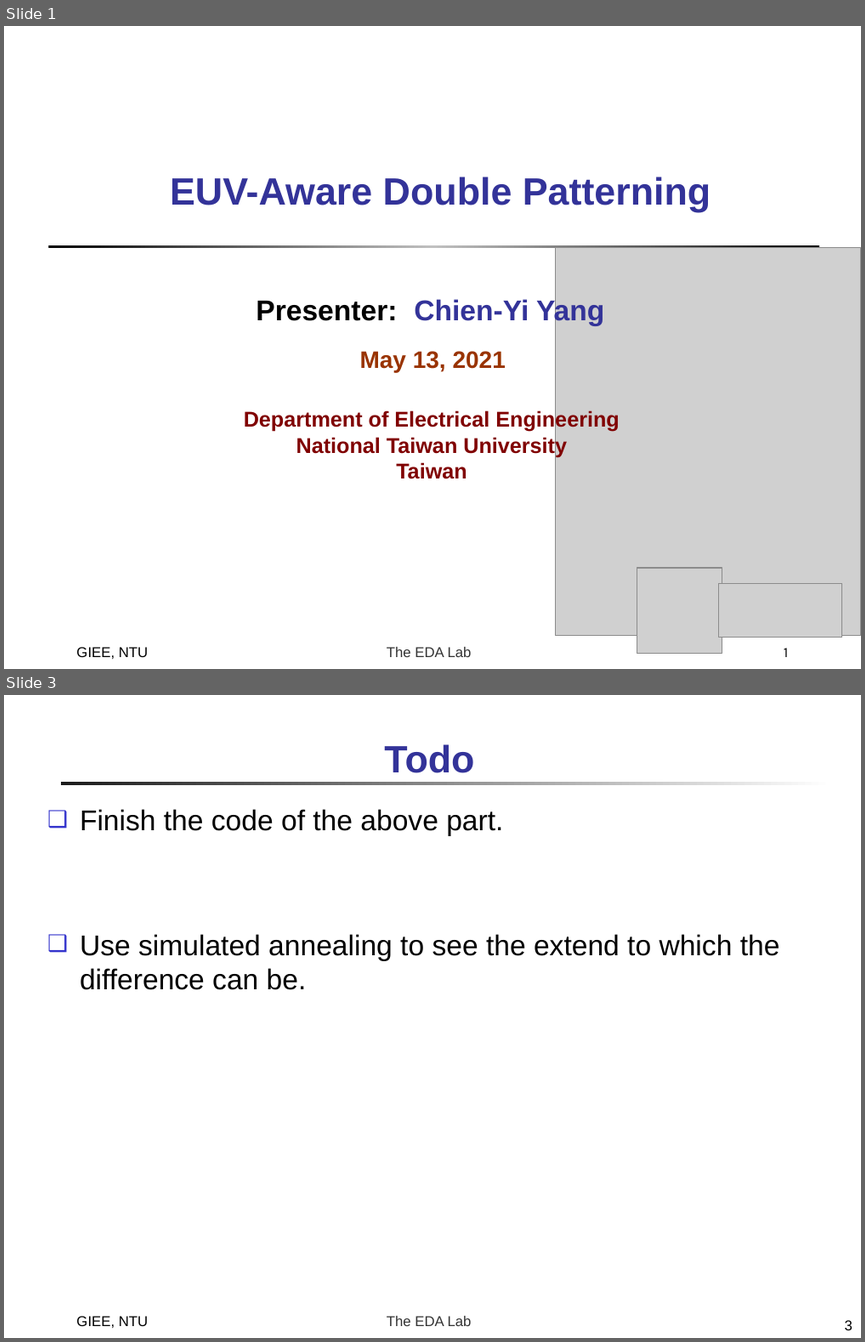
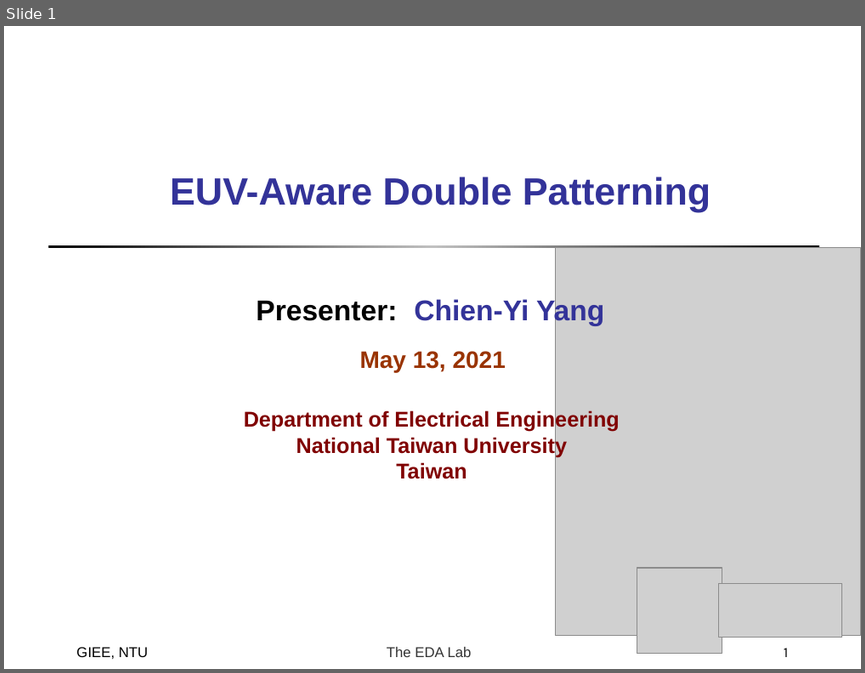
Before and after one commit to doctry/paper, a slide deck: weekly/EUVDP_2021_05_13.ppt. Shown one above the other, each under a label of ours: slides 1 and 3 before the commit, slide 1 after it; the slides between them are not shown. The pictures are 865x1342 and 865x673 pixels, drawn with LibreOffice and Linux fonts; fonts in the diff are those of the drawing; grey boxes stand for pictures. Boxes give left, top, right and bottom in pixels: in the first picture for what was removed or moved away, otherwise in the second. Text is boxed around its words. In the diff, an @@ line names an element or a change of style, - is before the commit and + after.

```diff
--- a/weekly/EUVDP_2021_05_13.ppt
+++ b/weekly/EUVDP_2021_05_13.ppt
@@ slide 3 removed at [4,695,861,1338], background #FFFFFF; not listed: 1 template element that a slide beside it also shows @@
@@ title removed at [384,744,474,773] @@
-Todo
@@ rectangle removed at [62,782,833,784] @@
@@ text removed at [80,809,780,990] @@
-❑ Finish the code of the above part.
-❑ Use simulated annealing to see the extend to which the difference can be.
@@ text removed at [76,1315,148,1327] @@
-GIEE, NTU
@@ page number removed at [845,1320,852,1330] @@
-3
```
Also in this commit, not shown: 1 slide changed, 1 slide added, 2 other files.
